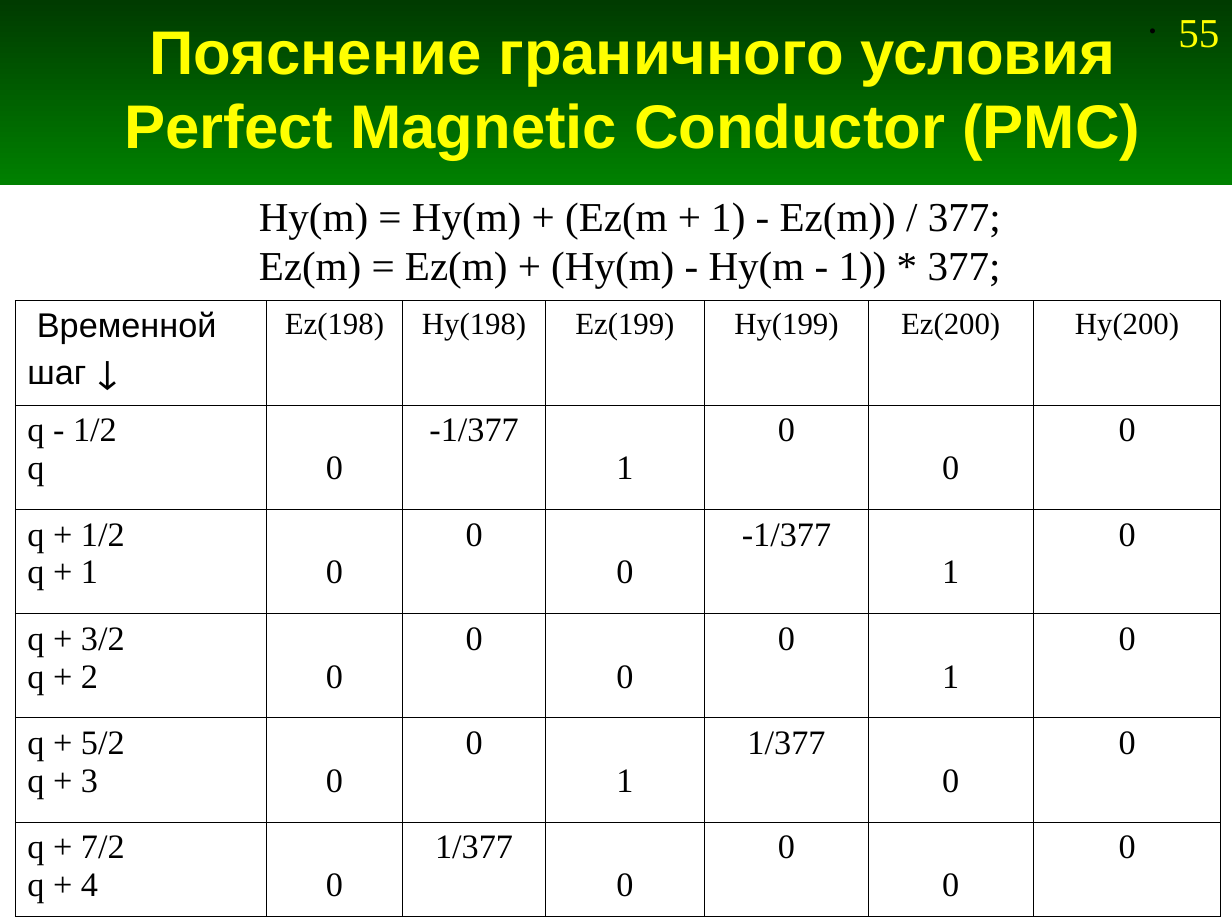
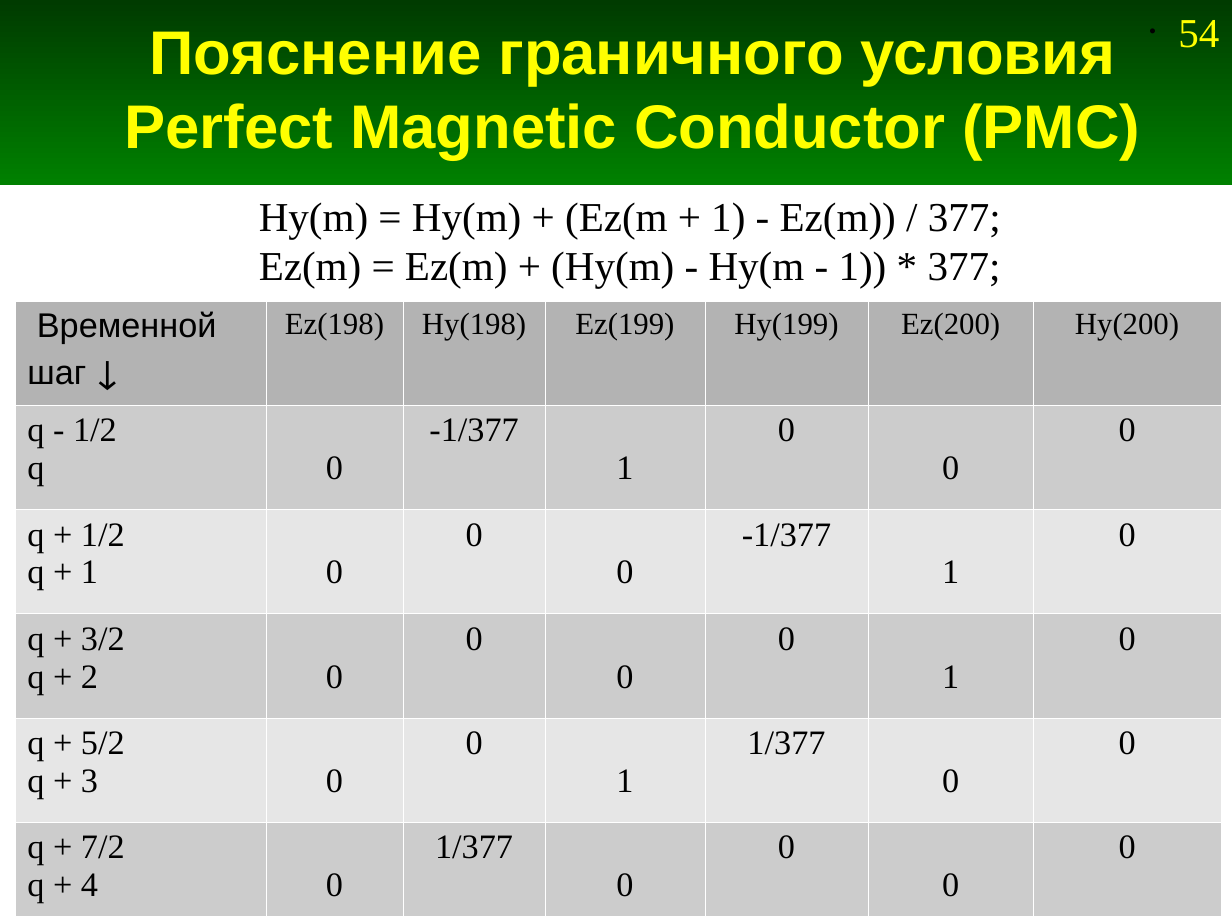
Before and after one commit to andris0147sv/modelling, a slide deck: slide 54 of presentations/2. FDTD.odp (slide 55 before the commit). Drawn at 1232x924 pixels with LibreOffice and Linux fonts; fonts in the diff are those of the drawing. Boxes give left, top, right and bottom in pixels: in the first picture for what was removed or moved away, otherwise in the second. Text is boxed around its words. In the diff, an @@ line names an element or a change of style, - is before the commit and + after.

```diff
--- a/presentations/2. FDTD.odp
+++ b/presentations/2. FDTD.odp
@@ page number at (x1=1178, y1=20, x2=1219, y2=48): text changed @@
-• 55
+• 54
@@ table at (x1=15, y1=301, x2=1221, y2=917) @@
@@ fill none to #B3B3B3 in row 1 @@
@@ fill none to #CCCCCC in 21 cells @@
@@ fill none to #E6E6E6 in 14 cells @@
@@ borders changed @@
```
Also in this commit, not shown: 19 other slides changed, 1 slide removed, 1 other file.
